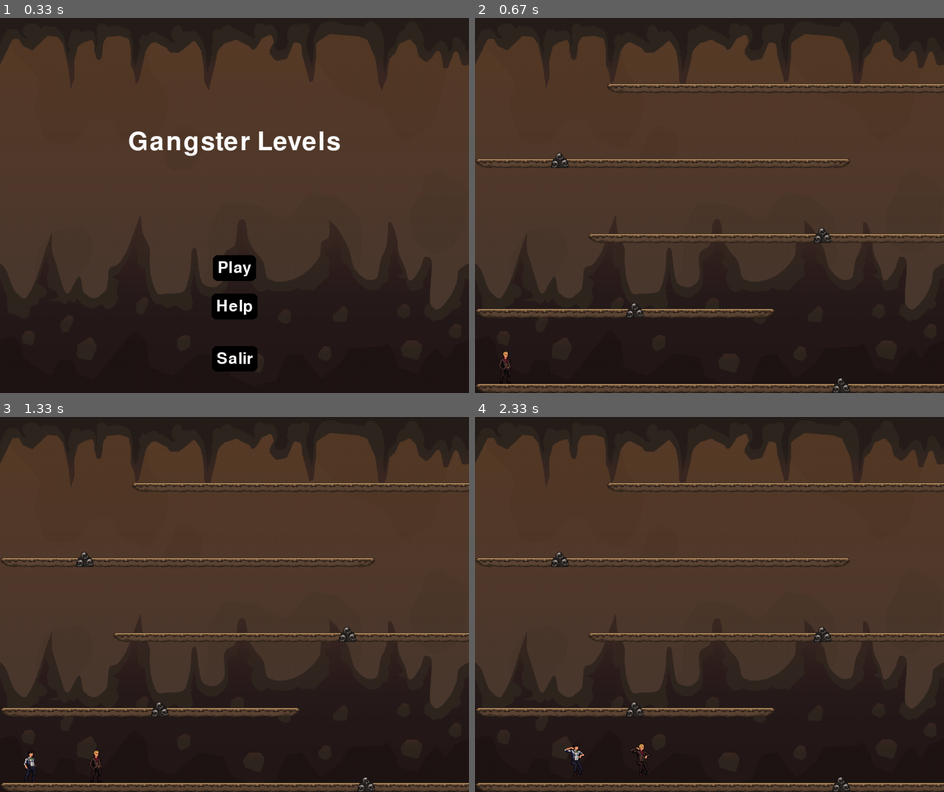
Above: before the commit, frames 1-4 (two rows, left to right).
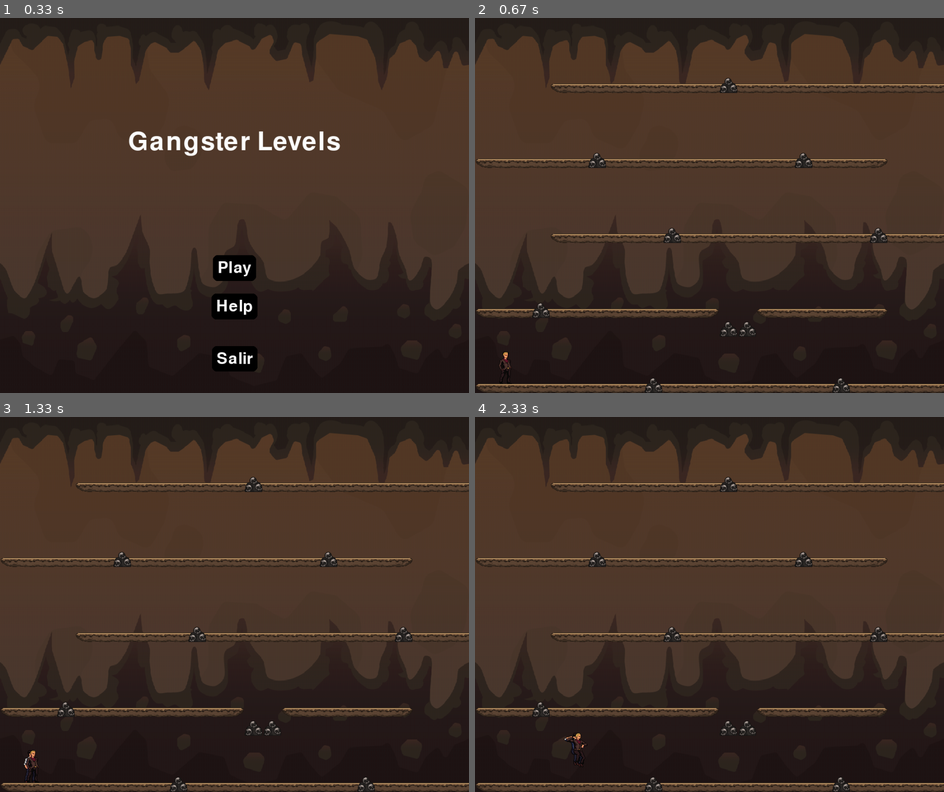
Above: after the commit, the same moments.

Repository: David278705/Juego-Pygame
Game: pygame game, started from main.py
Same seed, same stepped clock (60 frames per second), same inputs: the game is played once before the commit and once after it.
Inputs (mouse positions are in pixels of both pictures, inside the frame that each line leads up to):
- Up to frame 1 (0.33 s): no input
- Up to frame 2 (0.67 s): click "Play" at 0.38 s
- Up to frame 3 (1.33 s): hold Esc 0.67-1.13 s; hold Right 0.67-1.13 s; click (234, 582) at 1.22 s, where only the run after the commit has a clickable "Resume"
- Up to frame 4 (2.33 s): hold Right 1.5-1.97 s; hold D 1.5-1.97 s; hold Up 2-2.3 s; hold W 2-2.3 s

Frame 1 is identical in both runs. In frame 2, 1.9% of the frame differs, in the area x 5-88%, y 15-100%; in frame 3, 2.0%; in frame 4, 2.1%, in the area x 12-88%, y 15-100%.

Commit message:
Refactored the code xd

Diff:
--- a/gangster.py
+++ b/gangster.py
@@ -47,9 +47,9 @@
         self.start_y = y
         self.vel_x = 0
         self.vel_y = 0
-        self.gravity = 0.4
+        self.gravity = 0.9
         self.current_gravity = self.gravity
-        self.jump_strength = -20
+        self.jump_strength = -11
         self.is_jumping = False
         self.is_jumping_animation = False
         self.facing_left = False  # Para saber si está mirando a la izquierda
--- a/main.py
+++ b/main.py
@@ -8,7 +8,7 @@
 # Configuración de pantalla
 WIDTH, HEIGHT = 1000, 800
 TAMANIO_CELDA = 40
-PLATFORM_HEIGHT = 20  # Altura de las plataformas más angosta
+PLATFORM_HEIGHT = 20
 screen = pygame.display.set_mode((WIDTH, HEIGHT))
 pygame.display.set_caption("Gangster Levels")
 
@@ -19,26 +19,10 @@
 # Configuración del reloj para controlar los FPS
 clock = pygame.time.Clock()
 
-# Cargar las imágenes de los personajes
-gangster1_run_images = load_images_from_folder('./gangster_1/run')
-gangster1_jump_images = load_images_from_folder('./gangster_1/jump')
-gangster1_idle_images = load_images_from_folder('./gangster_1/idle')
-
-gangster2_run_images = load_images_from_folder('./gangster_2/run')
-gangster2_jump_images = load_images_from_folder('./gangster_2/jump')
-gangster2_idle_images = load_images_from_folder('./gangster_2/idle')
-
-# Crear instancias de los personajes
-gangster1 = Gangster(50, 690, gangster1_run_images, gangster1_jump_images, gangster1_idle_images)
-gangster2 = Gangster(50, 690, gangster2_run_images, gangster2_jump_images, gangster2_idle_images)
-
 # Cargar y escalar la imagen de fondo para que cubra toda la pantalla
 background_image = pygame.image.load("./bg.jpg")
 background_image = pygame.transform.scale(background_image, (WIDTH, HEIGHT))
 
-# Mostrar el menú principal
-show_main_menu(screen, background_image)
-
 # Cargar las imágenes de las plataformas y escalarlas
 platform_left_image = pygame.image.load('platform/platform-left.png')
 platform_left_image = pygame.transform.scale(platform_left_image, (TAMANIO_CELDA, PLATFORM_HEIGHT))
@@ -52,156 +36,216 @@
 # Cargar y escalar la imagen de los pinchos
 spike_image = pygame.image.load('pinchos.png')
 spike_image = pygame.transform.scale(spike_image, (TAMANIO_CELDA, TAMANIO_CELDA))
-spike_mask = pygame.mask.from_surface(spike_image)  # Crear máscara para los pinchos
+spike_mask = pygame.mask.from_surface(spike_image)
 
 # Definir el mapa del nivel
-mapa_nivel = [
-    "                          ",
-    "                          ",
-    "                          ",
-    "       XXXXXXXXXXXXXXXXXXX",
-    "                          ",
-    "                          ",
-    "    P                     ",
-    "XXXXXXXXXXXXXXXXXXXX      ",
-    "                          ",
-    "                          ",
-    "                  P       ",
-    "      XXXXXXXXXXXXXXXXXXXX",
-    "                          ",
-    "                          ",
-    "        P                 ",
-    "XXXXXXXXXXXXXXXX      ",
-    "                          ",
-    "                          ",
-    "                   P      ",
+MAPA_NIVEL = [
+    "                          ",
+    "                          ",
+    "             P            ",
+    "    XXXXXXXXXXXXXXXXXXXXXX",
+    "                          ",
+    "                          ",
+    "      P          P        ",
+    "XXXXXXXXXXXXXXXXXXXXXX    ",
+    "                          ",
+    "                          ",
+    "          P          P    ",
+    "    XXXXXXXXXXXXXXXXXXXXXX",
+    "                          ",
+    "                          ",
+    "   P                      ",
+    "XXXXXXXXXXXXXPPXXXXXXX    ",
+    "                          ",
+    "                          ",
+    "         P         P      ",
     "XXXXXXXXXXXXXXXXXXXXXXXXXXX",
 ]
 
-# Crear listas para plataformas, monedas y pinchos a partir del mapa del nivel
-plataformas = []
-monedas = []
-spikes = []
-
-for fila_indice, fila in enumerate(mapa_nivel):
-    for col_indice, celda in enumerate(fila):
-        x = col_indice * TAMANIO_CELDA
-        y = fila_indice * TAMANIO_CELDA + (TAMANIO_CELDA - PLATFORM_HEIGHT)  # Ajustar para plataformas más angostas
-        if celda == 'X':  # Crear una plataforma
-            # Determinar el tipo de segmento de plataforma
-            if col_indice == 0 or fila[col_indice - 1] != 'X':
-                if col_indice + 1 < len(fila) and fila[col_indice + 1] == 'X':
-                    tipo = 'left'
-                else:
-                    tipo = 'single'
-            elif col_indice + 1 == len(fila) or fila[col_indice + 1] != 'X':
-                tipo = 'right'
-            else:
-                tipo = 'center'
-            plataforma = {'rect': pygame.Rect(x, y, TAMANIO_CELDA, PLATFORM_HEIGHT), 'type': tipo}
-            plataformas.append(plataforma)
-        elif celda == 'O':  # Crear una moneda
-            moneda = pygame.Rect(x + 10, y + 10, 20, 20)
-            monedas.append(moneda)
-        elif celda == 'P':  # Crear un pincho
-            spike_rect = pygame.Rect(x, y + PLATFORM_HEIGHT, TAMANIO_CELDA, TAMANIO_CELDA)
-            spikes.append({'rect': spike_rect, 'mask': spike_mask})
-
-# Función para manejar colisiones con plataformas
-def detectar_colision_con_plataformas(gangster):
-
+def cargar_imagenes_personajes():
+    gangster1_run_images = load_images_from_folder('./gangster_1/run')
+    gangster1_jump_images = load_images_from_folder('./gangster_1/jump')
+    gangster1_idle_images = load_images_from_folder('./gangster_1/idle')
+
+    gangster2_run_images = load_images_from_folder('./gangster_2/run')
+    gangster2_jump_images = load_images_from_folder('./gangster_2/jump')
+    gangster2_idle_images = load_images_from_folder('./gangster_2/idle')
+
+    return ((gangster1_run_images, gangster1_jump_images, gangster1_idle_images),
+            (gangster2_run_images, gangster2_jump_images, gangster2_idle_images))
+
+def crear_instancias_personajes(gangster1_images, gangster2_images):
+    gangster1 = Gangster(50, 690, *gangster1_images)
+    gangster2 = Gangster(50, 690, *gangster2_images)
+    return gangster1, gangster2
+
+def crear_elementos_nivel(mapa_nivel):
+    plataformas = []
+    monedas = []
+    spikes = []
+
+    for fila_indice, fila in enumerate(mapa_nivel):
+        for col_indice, celda in enumerate(fila):
+            x = col_indice * TAMANIO_CELDA
+            y = fila_indice * TAMANIO_CELDA + (TAMANIO_CELDA - PLATFORM_HEIGHT)
+            if celda == 'X':
+                tipo = determinar_tipo_plataforma(fila, col_indice)
+                plataforma = {'rect': pygame.Rect(x, y, TAMANIO_CELDA, PLATFORM_HEIGHT), 'type': tipo}
+                plataformas.append(plataforma)
+            elif celda == 'O':
+                moneda = pygame.Rect(x + 10, y + 10, 20, 20)
+                monedas.append(moneda)
+            elif celda == 'P':
+                spike_rect = pygame.Rect(x, y + PLATFORM_HEIGHT, TAMANIO_CELDA, TAMANIO_CELDA)
+                spikes.append({'rect': spike_rect, 'mask': spike_mask})
+
+    return plataformas, monedas, spikes
+
+def determinar_tipo_plataforma(fila, col_indice):
+    if col_indice == 0 or fila[col_indice - 1] != 'X':
+        if col_indice + 1 < len(fila) and fila[col_indice + 1] == 'X':
+            return 'left'
+        else:
+            return 'single'
+    elif col_indice + 1 == len(fila) or fila[col_indice + 1] != 'X':
+        return 'right'
+    else:
+        return 'center'
+
+def detectar_colision_con_plataformas(gangster, plataformas):
     gangster.is_jumping = True
 
-    # Colisiones con los bordes de la ventana
-    if gangster.rect.left < 0:  # Límite izquierdo
+    if gangster.rect.left < 0:
         gangster.rect.left = 0
         gangster.vel_x = 0
-    elif gangster.rect.right > WIDTH:  # Límite derecho
+    elif gangster.rect.right > WIDTH:
         gangster.rect.right = WIDTH
         gangster.vel_x = 0
-    if gangster.rect.top < 0:  # Límite superior
+    if gangster.rect.top < 0:
         gangster.rect.top = 0
         gangster.vel_y = 0
-    elif gangster.rect.bottom > HEIGHT:  # Límite inferior
+    elif gangster.rect.bottom > HEIGHT:
         gangster.rect.bottom = HEIGHT
         gangster.vel_y = 0
-        gangster.is_jumping = False  # Aterriza si toca el suelo
-
-    # Colisiones con plataformas
+        gangster.is_jumping = False
+
     for plataforma in plataformas:
         plat_rect = plataforma['rect']
         if gangster.rect.colliderect(plat_rect):
-            # Colisión desde arriba
-            if gangster.vel_y > 0 and gangster.rect.bottom <= plat_rect.top + abs(gangster.vel_y):
-                gangster.rect.bottom = plat_rect.top
-                gangster.vel_y = 0
-                gangster.is_jumping = False
-                gangster.is_jumping_animation = False
-            # Colisión desde abajo
-            elif gangster.vel_y < 0 and gangster.rect.top >= plat_rect.bottom - abs(gangster.vel_y):
-                gangster.rect.top = plat_rect.bottom
-                gangster.vel_y = 2  # Hace que el personaje caiga nuevamente
-            # Colisión por el lado izquierdo
-            elif gangster.vel_x > 0 and gangster.rect.right >= plat_rect.left and gangster.rect.left < plat_rect.left:
-                gangster.rect.right = plat_rect.left
-                gangster.vel_x = 0  # Detiene el movimiento horizontal hacia la derecha
-            # Colisión por el lado derecho
-            elif gangster.vel_x < 0 and gangster.rect.left <= plat_rect.right and gangster.rect.right > plat_rect.right:
-                gangster.rect.left = plat_rect.right
-                gangster.vel_x = 0  # Detiene el movimiento horizontal hacia la izquierda
-
-# Función para manejar colisiones con pinchos
-def detectar_colision_con_pinchos(gangster):
+            manejar_colision_plataforma(gangster, plat_rect)
+
+def manejar_colision_plataforma(gangster, plat_rect):
+    if gangster.vel_y > 0 and gangster.rect.bottom <= plat_rect.top + abs(gangster.vel_y):
+        gangster.rect.bottom = plat_rect.top
+        gangster.vel_y = 0
+        gangster.is_jumping = False
+        gangster.is_jumping_animation = False
+    elif gangster.vel_y < 0 and gangster.rect.top >= plat_rect.bottom - abs(gangster.vel_y):
+        gangster.rect.top = plat_rect.bottom
+        gangster.vel_y = 2
+    elif gangster.vel_x > 0 and gangster.rect.right >= plat_rect.left and gangster.rect.left < plat_rect.left:
+        gangster.rect.right = plat_rect.left
+        gangster.vel_x = 0
+    elif gangster.vel_x < 0 and gangster.rect.left <= plat_rect.right and gangster.rect.right > plat_rect.right:
+        gangster.rect.left = plat_rect.right
+        gangster.vel_x = 0
+
+def detectar_colision_con_pinchos(gangster, spikes):
     for spike in spikes:
         spike_rect = spike['rect']
         spike_mask = spike['mask']
         offset = (spike_rect.x - gangster.rect.x, spike_rect.y - gangster.rect.y)
         if gangster.mask.overlap(spike_mask, offset):
-            # Reiniciar posición del personaje al inicio
             gangster.rect.x = gangster.start_x
             gangster.rect.y = gangster.start_y
             break
 
-# Función para manejar colisiones con monedas
-def detectar_colision_con_monedas(gangster):
+def detectar_colision_con_monedas(gangster, monedas):
     for moneda in monedas[:]:
         if gangster.rect.colliderect(moneda):
             monedas.remove(moneda)
 
-# Loop principal del juego
-running = True
-while running:
-    clock.tick(60)
-    screen.fill(WHITE)
-
-    # Capturamos los eventos
-    for event in pygame.event.get():
-        if event.type == pygame.QUIT:
-            running = False
-
-    # Dibujar el fondo que ahora cubre toda la pantalla
-    screen.blit(background_image, (0, 0))
-
-    # Obtener las teclas presionadas
-    keys = pygame.key.get_pressed()
-
-    # Movimiento de Gangster 1 (WASD)
-    gangster1.move(keys, pygame.K_a, pygame.K_d, pygame.K_w)
-    gangster1.apply_gravity()
-    detectar_colision_con_plataformas(gangster1)
-    detectar_colision_con_pinchos(gangster1)
-    detectar_colision_con_monedas(gangster1)
-    gangster1.update()
-
-    # Movimiento de Gangster 2 (Flechas)
-    gangster2.move(keys, pygame.K_LEFT, pygame.K_RIGHT, pygame.K_UP)
-    gangster2.apply_gravity()
-    detectar_colision_con_plataformas(gangster2)
-    detectar_colision_con_pinchos(gangster2)
-    detectar_colision_con_monedas(gangster2)
-    gangster2.update()
-
-    # Dibujar plataformas, monedas y pinchos
+def show_pause_menu(screen):
+    font = pygame.font.Font(None, 74)
+    resume_text = font.render('Resume', True, WHITE)
+    main_menu_text = font.render('Main Menu', True, WHITE)
+    resume_rect = resume_text.get_rect(center=(WIDTH // 2, HEIGHT // 2 - 50))
+    main_menu_rect = main_menu_text.get_rect(center=(WIDTH // 2, HEIGHT // 2 + 50))
+
+    while True:
+        screen.fill(BLACK)
+        screen.blit(resume_text, resume_rect)
+        screen.blit(main_menu_text, main_menu_rect)
+        pygame.display.flip()
+
+        for event in pygame.event.get():
+            if event.type == pygame.QUIT:
+                pygame.quit()
+                exit()
+            elif event.type == pygame.KEYDOWN:
+                if event.key == pygame.K_ESCAPE:
+                    return 'resume'
+                elif event.key == pygame.K_RETURN:
+                    if resume_rect.collidepoint(pygame.mouse.get_pos()):
+                        return 'resume'
+                    elif main_menu_rect.collidepoint(pygame.mouse.get_pos()):
+                        return 'main_menu'
+            elif event.type == pygame.MOUSEBUTTONDOWN:
+                if resume_rect.collidepoint(event.pos):
+                    return 'resume'
+                elif main_menu_rect.collidepoint(event.pos):
+                    return 'main_menu'
+
+def main():
+    running = True
+    while running:
+        show_main_menu(screen, background_image)
+        gangster1_images, gangster2_images = cargar_imagenes_personajes()
+        gangster1, gangster2 = crear_instancias_personajes(gangster1_images, gangster2_images)
+        plataformas, monedas, spikes = crear_elementos_nivel(MAPA_NIVEL)
+        paused = False
+
+        while not paused:
+            clock.tick(60)
+            screen.fill(WHITE)
+
+            for event in pygame.event.get():
+                if event.type == pygame.QUIT:
+                    running = False
+                    paused = True
+                elif event.type == pygame.KEYDOWN and event.key == pygame.K_ESCAPE:
+                    paused = True
+
+            screen.blit(background_image, (0, 0))
+            keys = pygame.key.get_pressed()
+
+            gangster1.move(keys, pygame.K_a, pygame.K_d, pygame.K_w)
+            gangster1.apply_gravity()
+            detectar_colision_con_plataformas(gangster1, plataformas)
+            detectar_colision_con_pinchos(gangster1, spikes)
+            detectar_colision_con_monedas(gangster1, monedas)
+            gangster1.update()
+
+            gangster2.move(keys, pygame.K_LEFT, pygame.K_RIGHT, pygame.K_UP)
+            gangster2.apply_gravity()
+            detectar_colision_con_plataformas(gangster2, plataformas)
+            detectar_colision_con_pinchos(gangster2, spikes)
+            detectar_colision_con_monedas(gangster2, monedas)
+            gangster2.update()
+
+            dibujar_elementos(screen, plataformas, monedas, spikes, gangster1, gangster2)
+            pygame.display.flip()
+
+            if paused:
+                action = show_pause_menu(screen)
+                if action == 'resume':
+                    paused = False
+                elif action == 'main_menu':
+                    break
+
+    pygame.quit()
+
+def dibujar_elementos(screen, plataformas, monedas, spikes, gangster1, gangster2):
     for plataforma in plataformas:
         plat_rect = plataforma['rect']
         tipo = plataforma['type']
@@ -212,7 +256,7 @@
         elif tipo == 'right':
             screen.blit(platform_right_image, plat_rect)
         elif tipo == 'single':
-            screen.blit(platform_center_image, plat_rect)  # Puedes cambiar esto si tienes una imagen específica
+            screen.blit(platform_center_image, plat_rect)
 
     for moneda in monedas:
         pygame.draw.ellipse(screen, (255, 215, 0), moneda)
@@ -220,12 +264,8 @@
     for spike_rect in spikes:
         screen.blit(spike_image, spike_rect['rect'])
 
-    # Dibujar personajes
     gangster1.draw(screen)
     gangster2.draw(screen)
 
-    # Actualizar la pantalla
-    pygame.display.flip()
-
-# Salir del juego
-pygame.quit()
+if __name__ == "__main__":
+    main()
